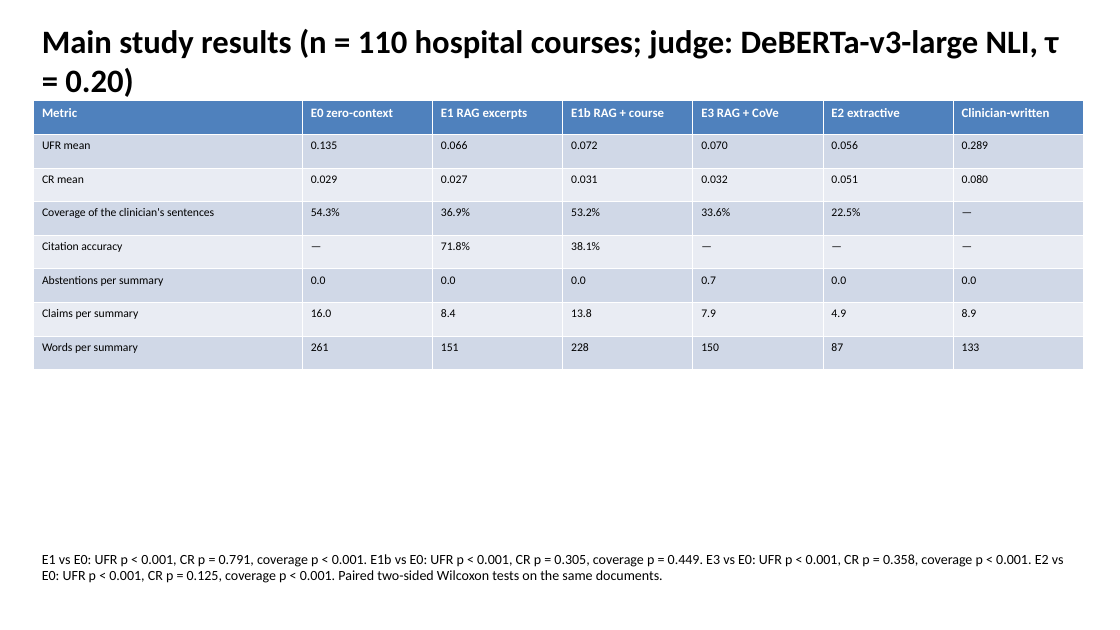
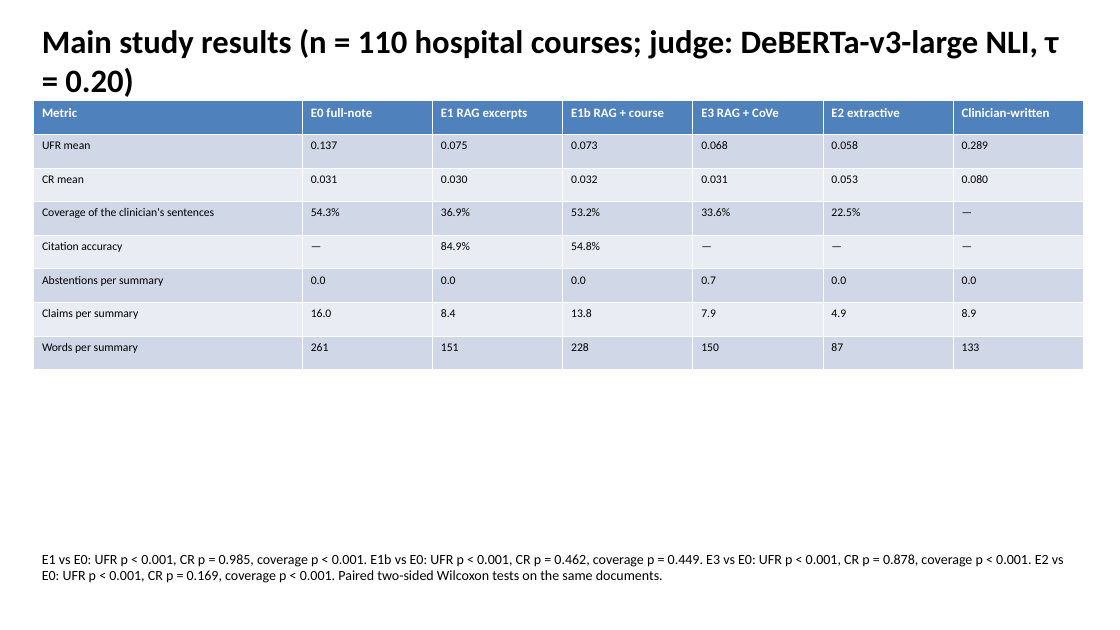
Before and after one commit to slay-a/medical-hallucination-eval, a slide deck: slide 11 of deliverables/Progress_Slides_Fall2026.pptx. Drawn at 1120x630 pixels with LibreOffice and Linux fonts; fonts in the diff are those of the drawing. Boxes give left, top, right and bottom in pixels: in the first picture for what was removed or moved away, otherwise in the second. Text is boxed around its words. In the diff, an @@ line names an element or a change of style, - is before the commit and + after.

```diff
--- a/deliverables/Progress_Slides_Fall2026.pptx
+++ b/deliverables/Progress_Slides_Fall2026.pptx
@@ table at [34,101,1084,370] @@
-row 1, column 2: E0 zero-context
+row 1, column 2: E0 full-note
-row 2: UFR mean | 0.135 | 0.066 | 0.072 | 0.070 | 0.056 | 0.289
+row 2: UFR mean | 0.137 | 0.075 | 0.073 | 0.068 | 0.058 | 0.289
-row 3: CR mean | 0.029 | 0.027 | 0.031 | 0.032 | 0.051 | 0.080
+row 3: CR mean | 0.031 | 0.030 | 0.032 | 0.031 | 0.053 | 0.080
-row 5, column 3: 71.8%
+row 5, column 3: 84.9%
-row 5, column 4: 38.1%
+row 5, column 4: 54.8%
@@ text at [42,554,1064,583]: text changed @@
-E1 vs E0: UFR p < 0.001, CR p = 0.791, coverage p < 0.001. E1b vs E0: UFR p < 0.001, CR p = 0.305, coverage p = 0.449. E3 vs E0: UFR p < 0.001, CR p = 0.358, coverage p < 0.001. E2 vs E0: UFR p < 0.001, CR p = 0.125, coverage p < 0.001. Paired two-sided Wilcoxon tests on the same documents.
+E1 vs E0: UFR p < 0.001, CR p = 0.985, coverage p < 0.001. E1b vs E0: UFR p < 0.001, CR p = 0.462, coverage p = 0.449. E3 vs E0: UFR p < 0.001, CR p = 0.878, coverage p < 0.001. E2 vs E0: UFR p < 0.001, CR p = 0.169, coverage p < 0.001. Paired two-sided Wilcoxon tests on the same documents.
```
Also in this commit, not shown: 10 other slides changed, 4 other files.
